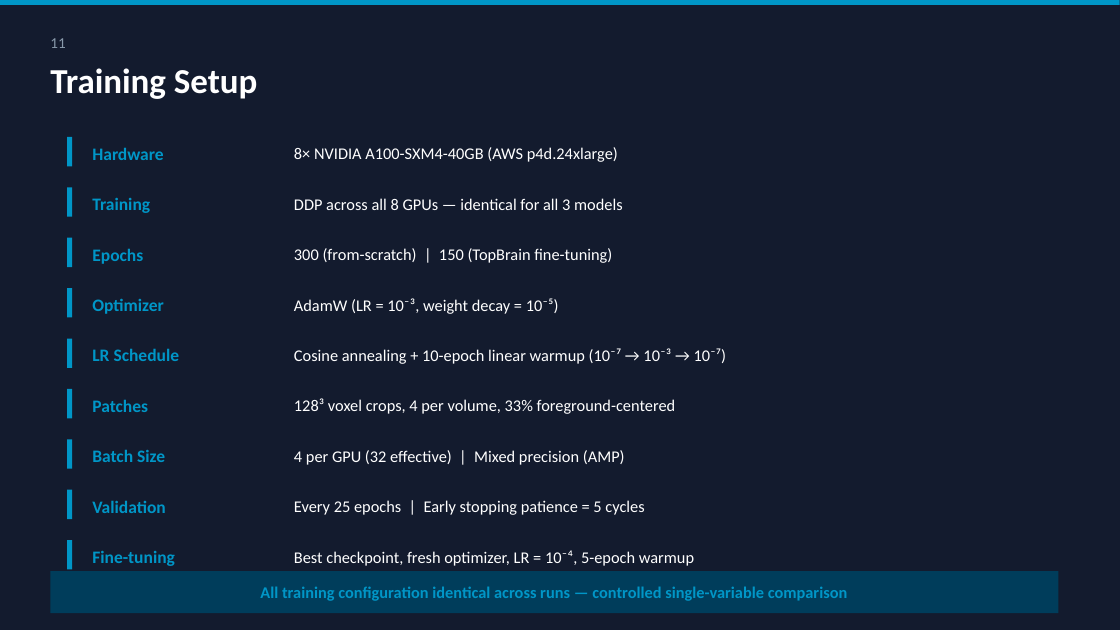
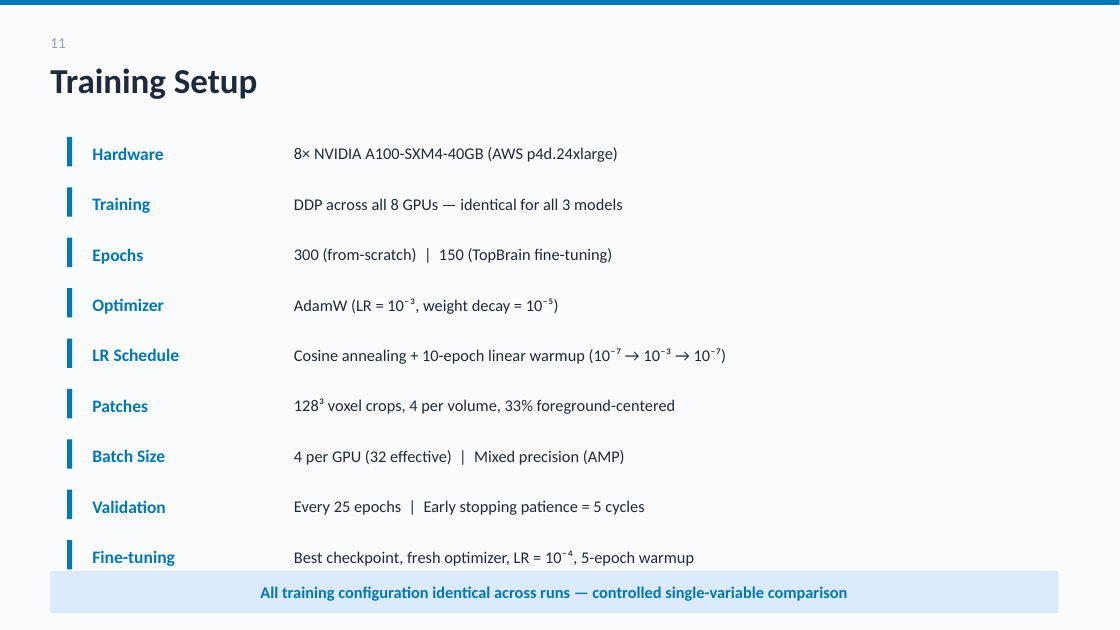
Before and after one commit to SamihAmer/Deep-Learning-for-Computer-Vision, a slide deck: slide 12 of vessel_seg_v2/CTA Seg V2/report/presentation_v2.pptx. Drawn at 1120x630 pixels with LibreOffice and Linux fonts; fonts in the diff are those of the drawing. Boxes give left, top, right and bottom in pixels: in the first picture for what was removed or moved away, otherwise in the second. Text is boxed around its words. In the diff, an @@ line names an element or a change of style, - is before the commit and + after.

```diff
--- a/vessel_seg_v2/CTA Seg V2/report/presentation_v2.pptx
+++ b/vessel_seg_v2/CTA Seg V2/report/presentation_v2.pptx
@@ background #131B2E to #FAFBFD @@
@@ text "11" at (50, 38, 65, 48): text colour #8899AA to #94A3B8 @@
@@ text colour #FFFFFF to #1E293B in 10 elements at (50, 68, 257, 99), (294, 147, 618, 162), (294, 198, 623, 210), (294, 248, 612, 263), (294, 298, 559, 314), (294, 348, 727, 364), (294, 398, 676, 414), (294, 450, 625, 465), (294, 500, 644, 515), (294, 550, 694, 566) @@
@@ fill #0096C7 to #0077B6 in 10 elements at (0, 0, 1120, 5), (67, 137, 72, 166), (67, 187, 72, 217), (67, 238, 72, 267), (67, 288, 72, 318), (67, 339, 72, 368), (67, 389, 72, 418), (67, 439, 72, 469), (67, 490, 72, 519), (67, 540, 72, 570) @@
@@ rectangle at (50, 571, 1059, 613): fill #003D5B to #DBEAFE @@
@@ text colour #0096C7 to #0077B6 in 10 elements at (92, 147, 163, 160), (92, 197, 150, 213), (92, 248, 143, 264), (92, 298, 164, 314), (92, 348, 180, 361), (92, 399, 148, 412), (92, 449, 165, 462), (92, 500, 165, 513), (92, 550, 175, 566), (260, 586, 848, 601) @@
```
Also in this commit, not shown: 20 other slides changed, 14 other files.
